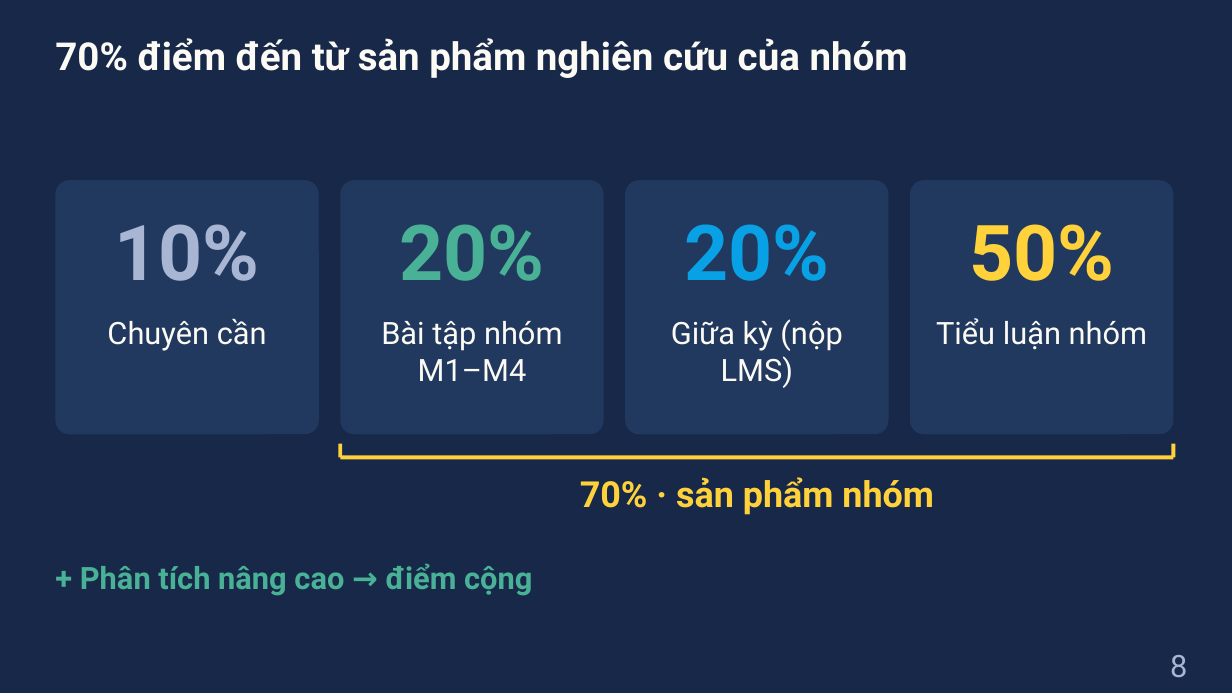
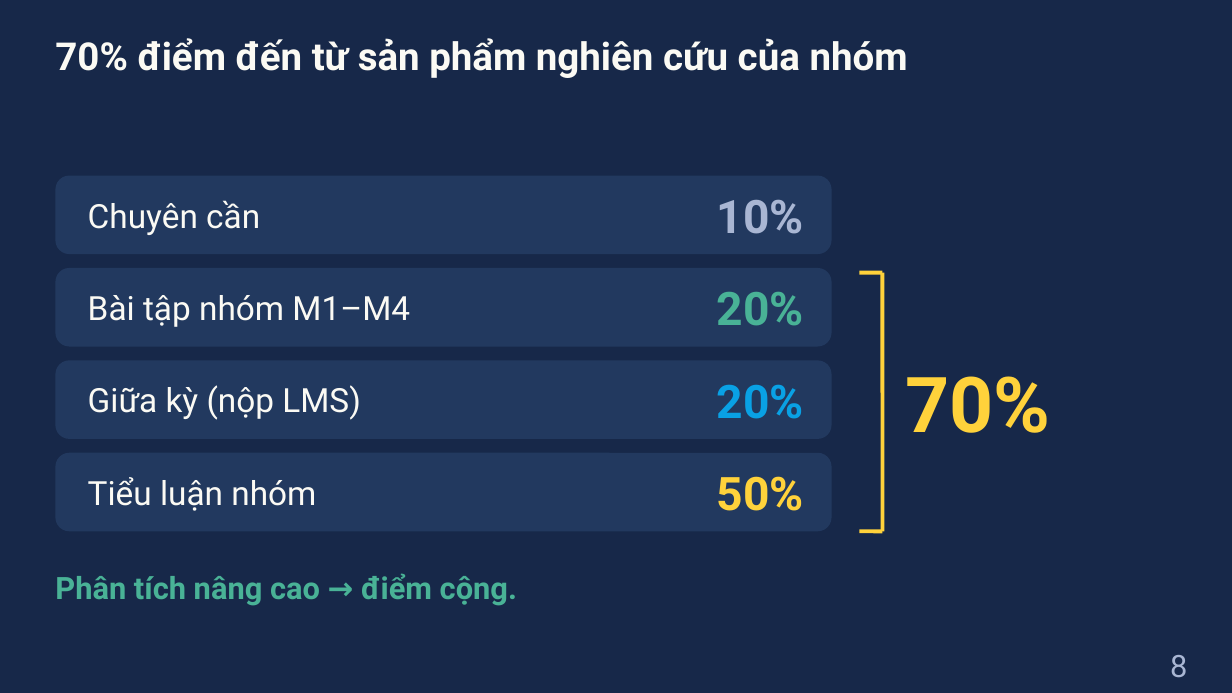
Before and after one commit to dnbaoquyen/academic-pptx-skill, a slide deck: slide 8 of courses/MKT1107/lessons/W1_slides.pptx. Drawn at 1232x693 pixels with LibreOffice and Linux fonts; fonts in the diff are those of the drawing. Boxes give left, top, right and bottom in pixels: in the first picture for what was removed or moved away, otherwise in the second. Text is boxed around its words. In the diff, an @@ line names an element or a change of style, - is before the commit and + after.

```diff
--- a/courses/MKT1107/lessons/W1_slides.pptx
+++ b/courses/MKT1107/lessons/W1_slides.pptx
@@ rounded rectangle: place and size @@
-rounded rectangle at bbox=[55, 180, 319, 434]
+rounded rectangle at bbox=[55, 176, 832, 254]
@@ text "Chuyên cần": place and size @@
-text "Chuyên cần" at bbox=[107, 319, 267, 351]
+text "Chuyên cần" at bbox=[88, 200, 260, 235]
@@ text "10%": place and size @@
-text "10%" at bbox=[115, 224, 260, 281]
+text "10%" at bbox=[717, 200, 804, 234]
@@ text "10%" at bbox=[717, 200, 804, 234]: size 60 to 36 pt; alignment centre to right @@
@@ rounded rectangle: place and size @@
-rounded rectangle at bbox=[340, 180, 604, 434]
+rounded rectangle at bbox=[55, 268, 832, 347]
@@ text "Bài tập nhóm M1–M4": place and size @@
-text "Bài tập nhóm M1–M4" at bbox=[381, 321, 563, 381]
+text "Bài tập nhóm M1–M4" at bbox=[88, 295, 410, 327]
@@ text "20%": place and size @@
-text "20%" at bbox=[684, 224, 829, 281]
+text "20%" at bbox=[717, 292, 804, 326]
@@ text "20%" at bbox=[717, 292, 804, 326]: size 60 to 36 pt, text colour #09A1E5 to #49B296; alignment centre to right @@
@@ line moved from (340, 457) - (1174, 457) to (860, 273) - (883, 273) @@
@@ line moved from (340, 444) - (340, 457) to (883, 273) - (883, 531) @@
@@ text "70%" at bbox=[905, 376, 1050, 433]: vertical alignment top to middle @@
@@ rounded rectangle: place and size @@
-rounded rectangle at bbox=[626, 180, 889, 434]
+rounded rectangle at bbox=[55, 360, 832, 439]
@@ text "Giữa kỳ (nộp LMS)": place and size @@
-text "Giữa kỳ (nộp LMS)" at bbox=[671, 319, 842, 388]
+text "Giữa kỳ (nộp LMS)" at bbox=[88, 385, 360, 420]
@@ text "20%": place and size @@
-text "20%" at bbox=[399, 224, 544, 281]
+text "20%" at bbox=[717, 385, 804, 419]
@@ text "20%" at bbox=[717, 385, 804, 419]: size 60 to 36 pt, text colour #49B296 to #09A1E5; alignment centre to right @@
@@ text at bbox=[905, 376, 1050, 433]: text changed; size 28 to 60 pt @@
-70% · sản phẩm nhóm
+70%
@@ proportions changed in 4 elements at bbox=[55, 268, 832, 347], bbox=[55, 176, 832, 254], bbox=[55, 360, 832, 439], bbox=[55, 453, 832, 531] @@
@@ rounded rectangle: place and size @@
-rounded rectangle at bbox=[910, 180, 1174, 434]
+rounded rectangle at bbox=[55, 453, 832, 531]
@@ size 24 to 26 pt; alignment centre to left; vertical alignment top to middle in 4 elements at bbox=[88, 295, 410, 327], bbox=[88, 200, 260, 235], bbox=[88, 385, 360, 420], bbox=[88, 477, 316, 511] @@
@@ text "Tiểu luận nhóm": place and size @@
-text "Tiểu luận nhóm" at bbox=[936, 318, 1148, 350]
+text "Tiểu luận nhóm" at bbox=[88, 477, 316, 511]
@@ text "50%" at bbox=[717, 476, 804, 511]: size 60 to 36 pt; alignment centre to right @@
@@ text "50%": place and size @@
-text "50%" at bbox=[969, 224, 1114, 281]
+text "50%" at bbox=[717, 476, 804, 511]
@@ line moved from (1174, 444) - (1174, 457) to (860, 531) - (883, 531) @@
@@ text at bbox=[55, 573, 517, 606]: text changed @@
-+ Phân tích nâng cao → điểm cộng
+Phân tích nâng cao → điểm cộng.
```
Also in this commit, not shown: 29 other slides changed, 7 slides added, 9 slides removed, 4 other files.
